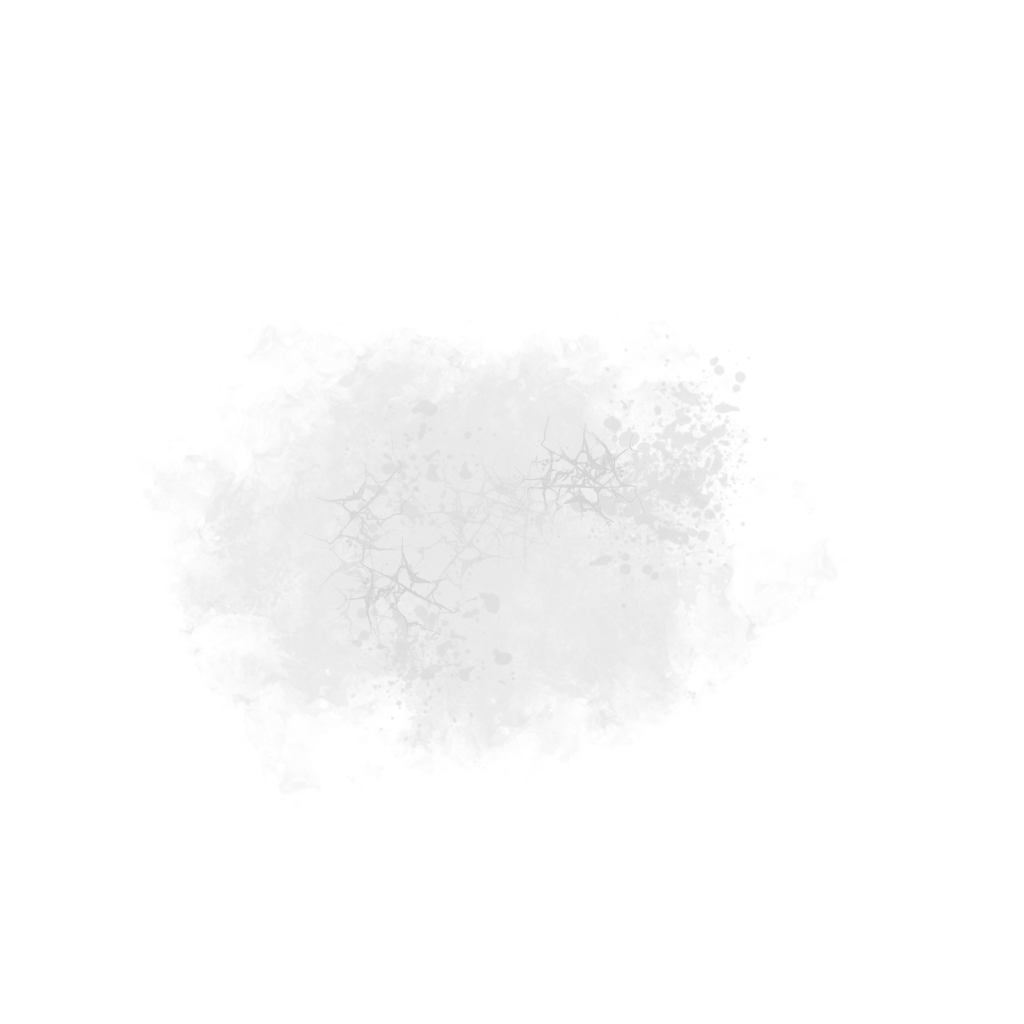
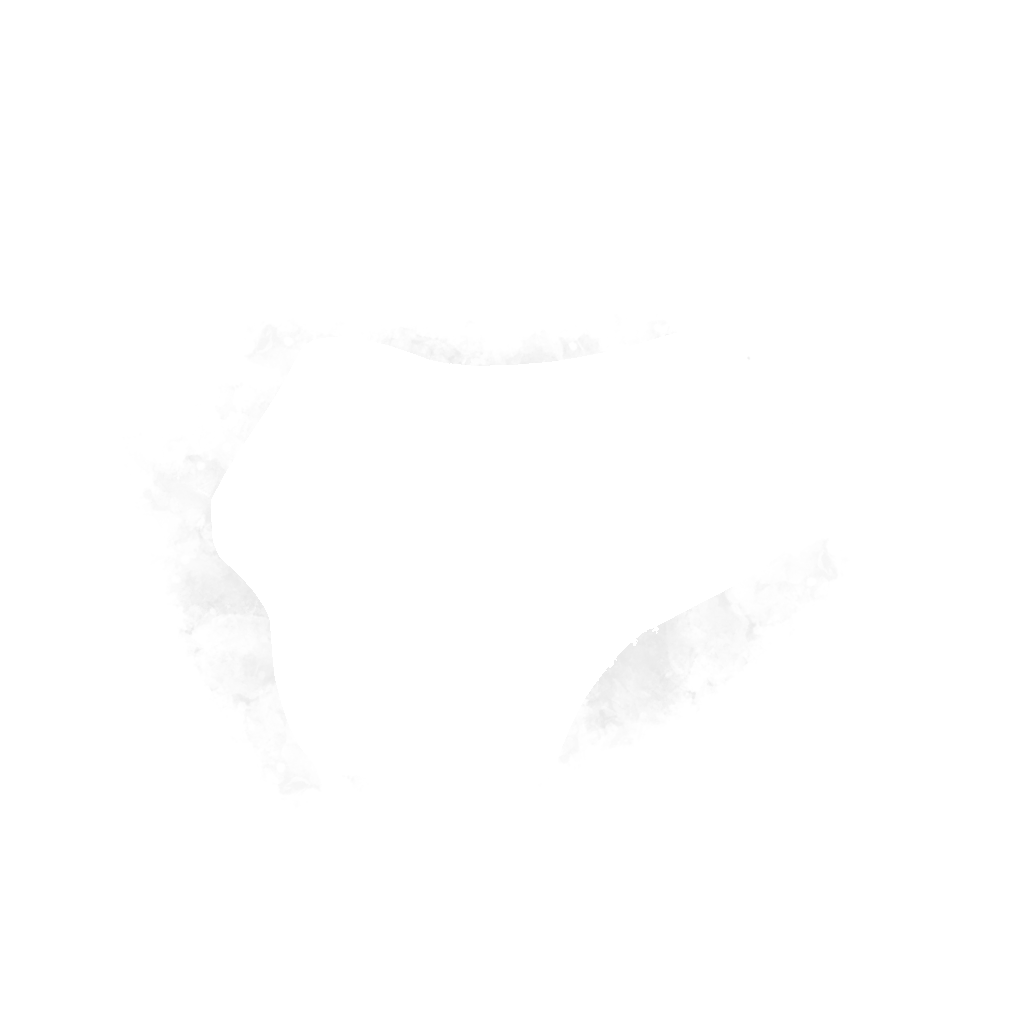
Layer changes from the first 1024 x 1024 image to the second:
painted on "Paint Layer 1" over [211, 333, 815, 781]
